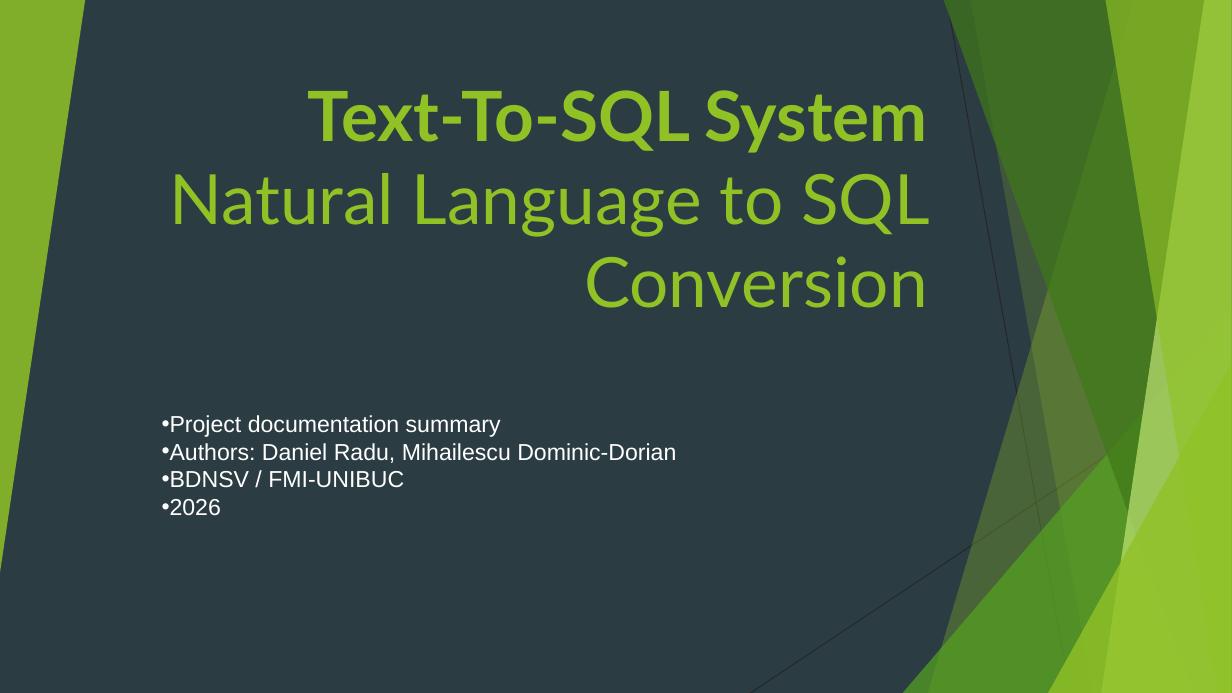
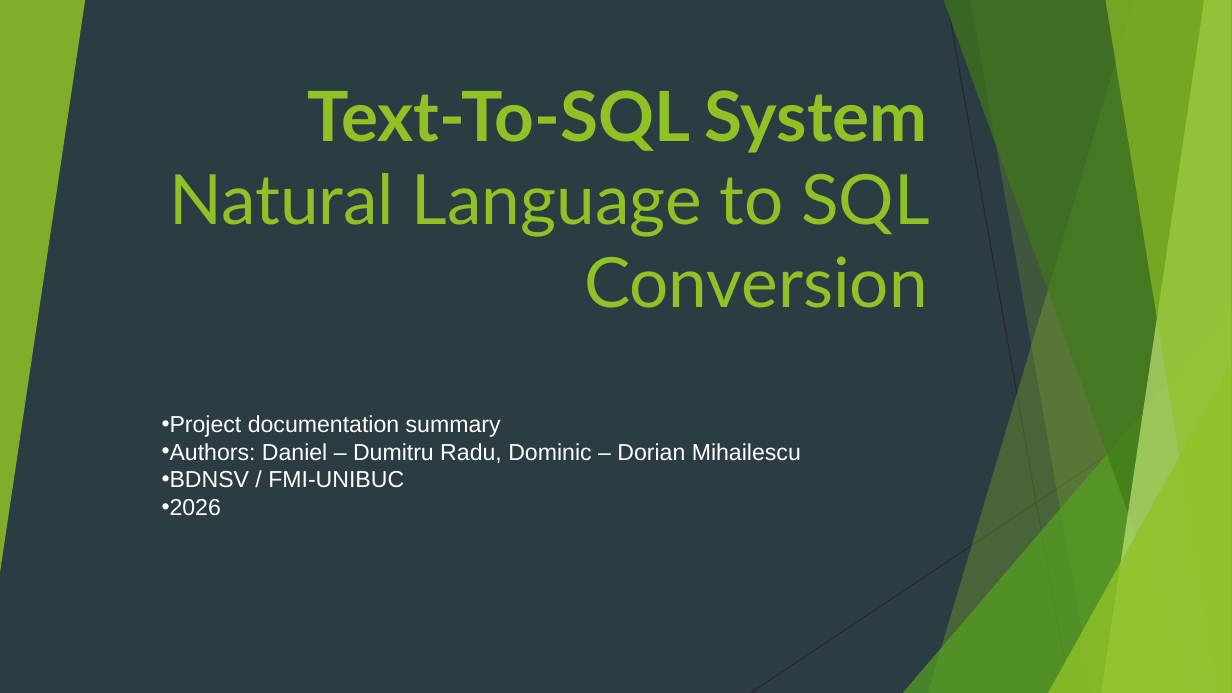
Before and after one commit to dvmizew/DumiDom, a slide deck: slide 1 of docs/Presentation.pptx. Drawn at 1232x693 pixels with LibreOffice and Linux fonts; fonts in the diff are those of the drawing. Boxes give left, top, right and bottom in pixels: in the first picture for what was removed or moved away, otherwise in the second. Text is boxed around its words. In the diff, an @@ line names an element or a change of style, - is before the commit and + after.

```diff
--- a/docs/Presentation.pptx
+++ b/docs/Presentation.pptx
@@ subtitle at box(162, 443, 801, 463): text changed @@
-• Authors: Daniel Radu, Mihailescu Dominic-Dorian
+• Authors: Daniel – Dumitru Radu, Dominic – Dorian Mihailescu
```
Also in this commit, not shown: 1 other slide changed, 4 other files.
